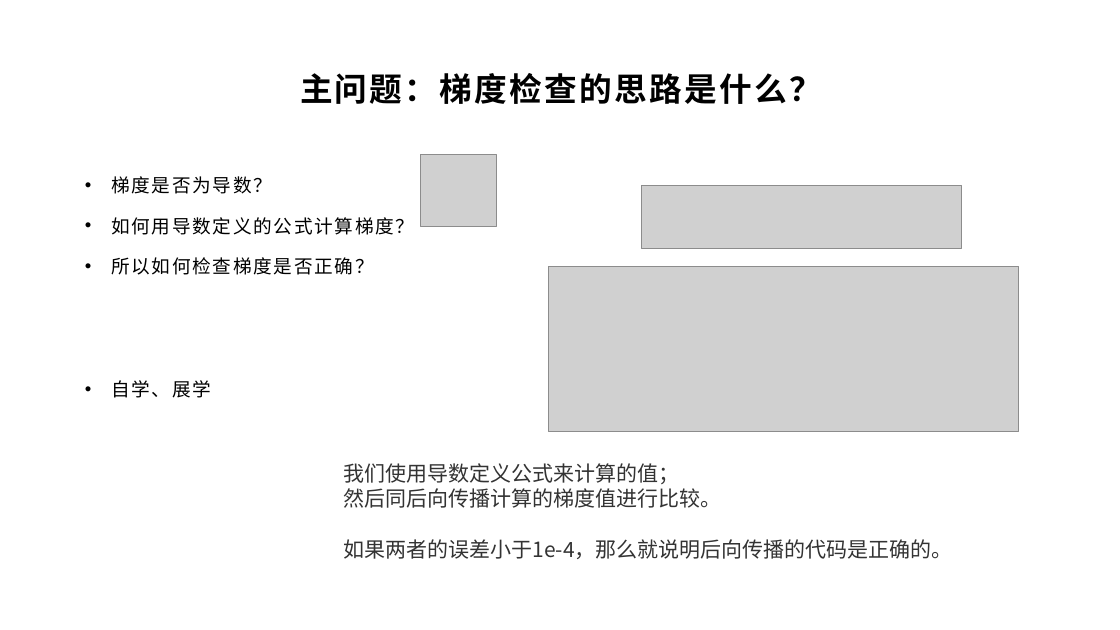
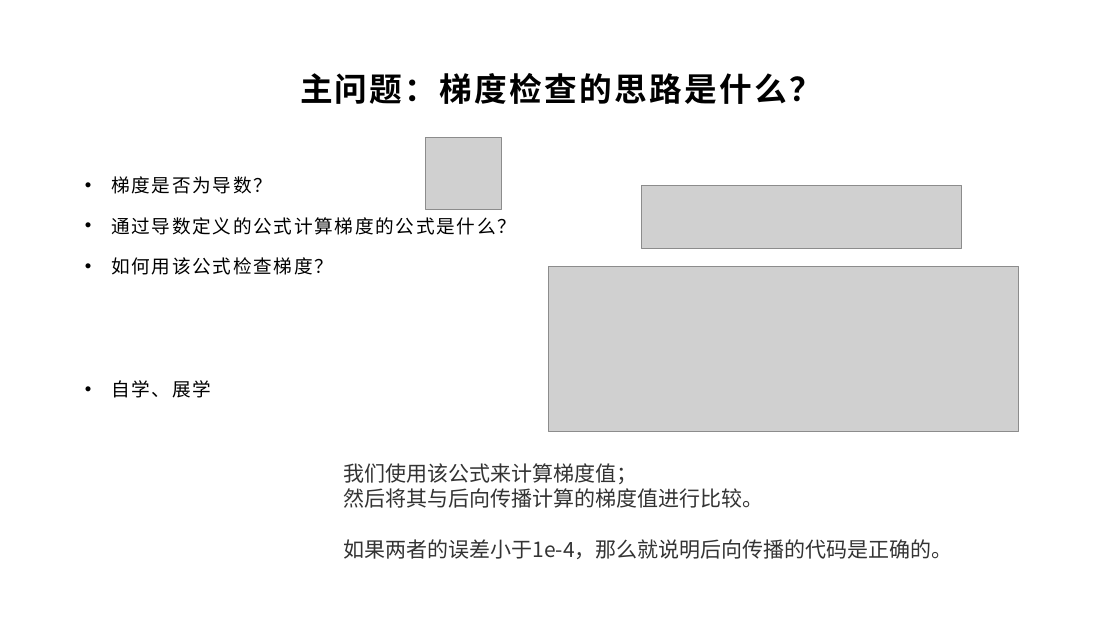
Before and after one commit to yyc-git/DeepLearningEdu, a slide deck: slide 13 of lessons/4_gradient_check/ppt/全连接层的梯度检查.pptx. Drawn at 1120x630 pixels with LibreOffice and Linux fonts; fonts in the diff are those of the drawing; grey boxes stand for pictures; background and template pictures are left out. Boxes give left, top, right and bottom in pixels: in the first picture for what was removed or moved away, otherwise in the second. Text is boxed around its words. In the diff, an @@ line names an element or a change of style, - is before the commit and + after.

```diff
--- a/lessons/4_gradient_check/ppt/全连接层的梯度检查.pptx
+++ b/lessons/4_gradient_check/ppt/全连接层的梯度检查.pptx
@@ picture: place and size @@
-picture at [421,155,497,226]
+picture at [426,138,502,209]
@@ text at [111,217,516,275]: text changed @@
-• 如何用导数定义的公式计算梯度？
-• 所以如何检查梯度是否正确？
+• 通过导数定义的公式计算梯度的公式是什么？
+• 如何用该公式检查梯度？
@@ text at [343,463,763,508]: text changed @@
-我们使用导数定义公式来计算的值；
-然后同后向传播计算的梯度值进行比较。
+我们使用该公式来计算梯度值；
+然后将其与后向传播计算的梯度值进行比较。
```
Also in this commit, not shown: 5 other slides changed, 2 other files.
